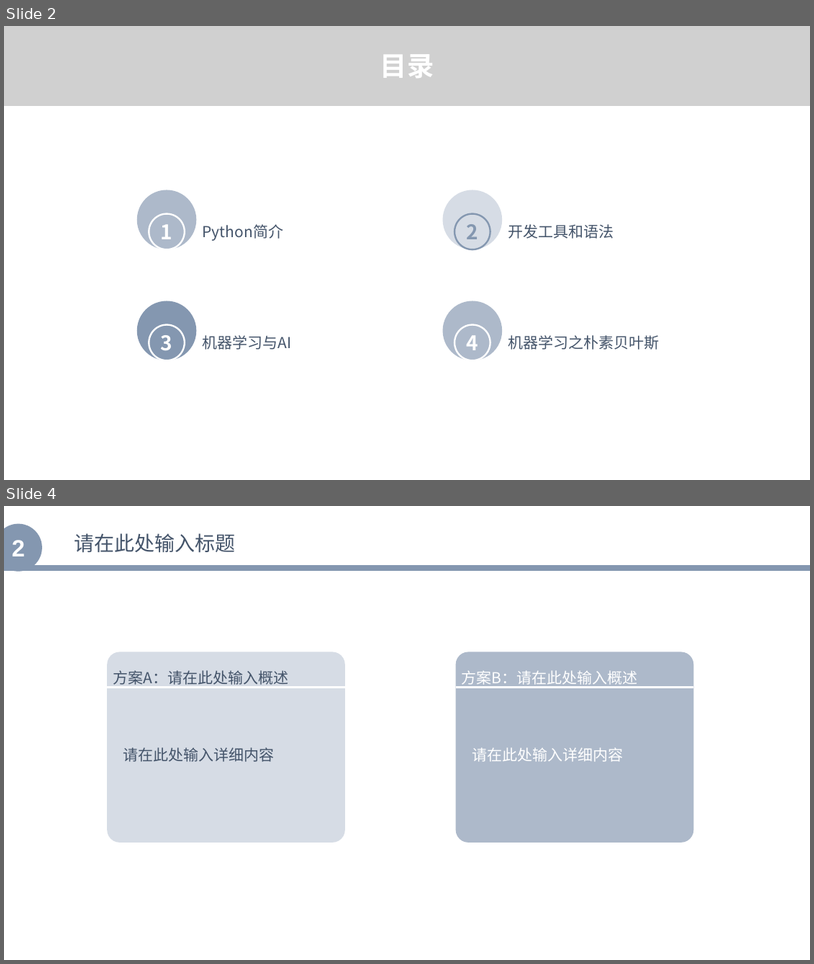
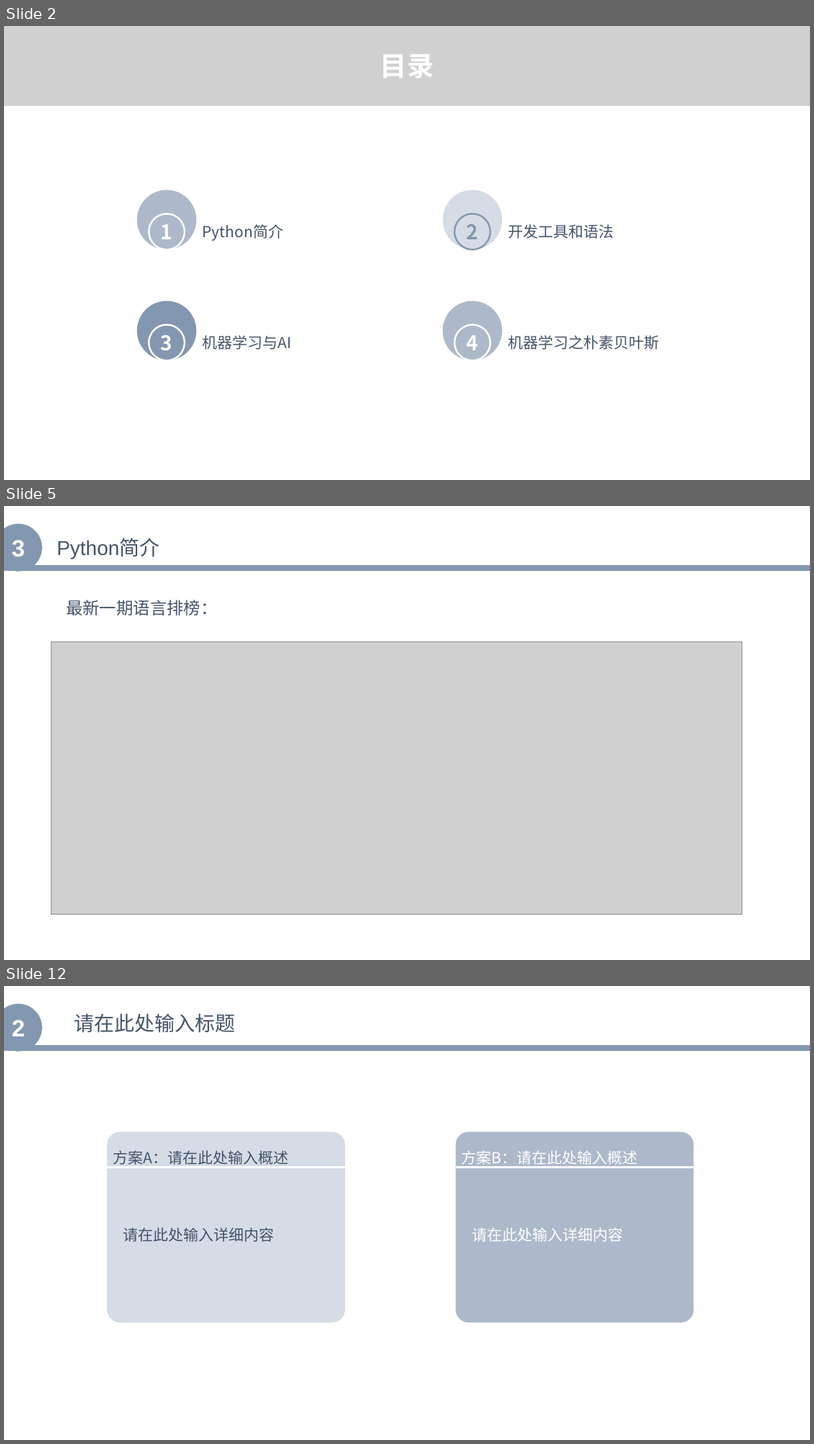
Before and after one commit to zhenglibins/python, a slide deck: python资料/Python与机器学习入门.pptx. Shown one above the other, each under a label of ours: slides 2 and 4 before the commit, slides 2, 5 and 12 after it; the slides between them are not shown. The pictures are 814x964 and 814x1444 pixels, drawn with LibreOffice and Linux fonts; fonts in the diff are those of the drawing; grey boxes stand for pictures. Boxes give left, top, right and bottom in pixels: in the first picture for what was removed or moved away, otherwise in the second. Text is boxed around its words. In the diff, an @@ line names an element or a change of style, - is before the commit and + after.

```diff
--- a/python资料/Python与机器学习入门.pptx
+++ b/python资料/Python与机器学习入门.pptx
@@ slide 5 added at (4,506,810,960), background #FFFFFF @@
@@ ellipse added at (4,523,42,572), fill #8497B0, 28 pt, text #FFFFFF, bold @@
+3
@@ text added at (57,539,160,559), 24 pt, text #44546A @@
+Python简介
@@ line added from (4, 568) to (810, 568), #8497B0 7 pt @@
@@ text added at (66,600,217,615), 20 pt, text #44546A @@
+最新一期语言排榜：
@@ picture added at (51,641,742,914) @@
@@ what was slide 4 is now slide 12 @@
```
Also in this commit, not shown: 8 other slides added, 1 slide removed, 1 other file.
